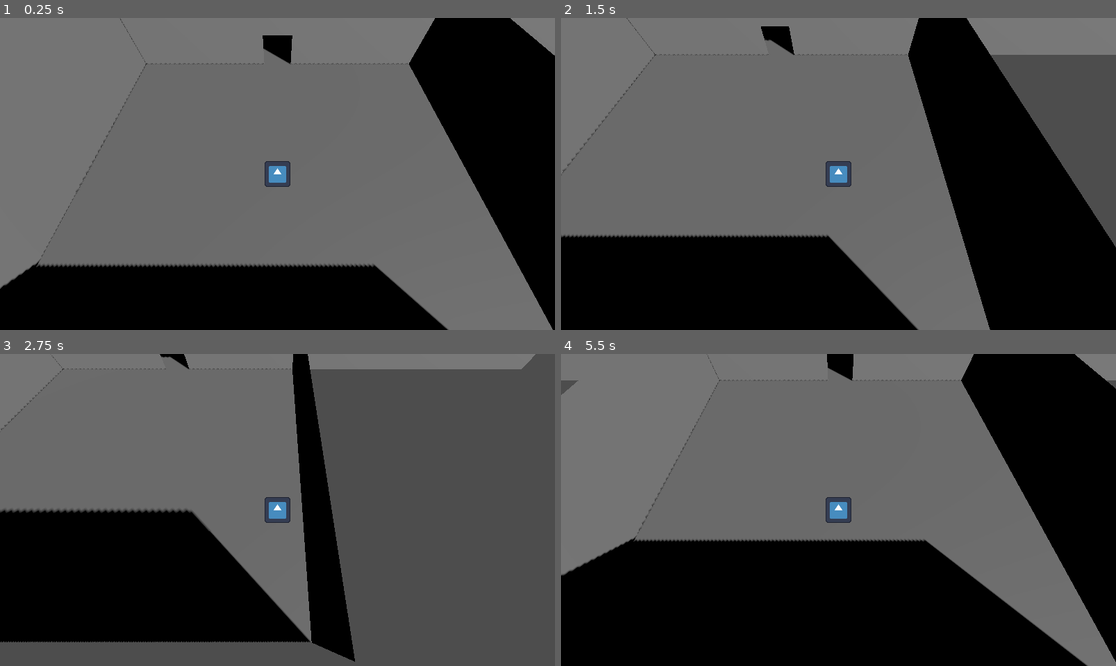
Above: before the commit, frames 1-4 (two rows, left to right).
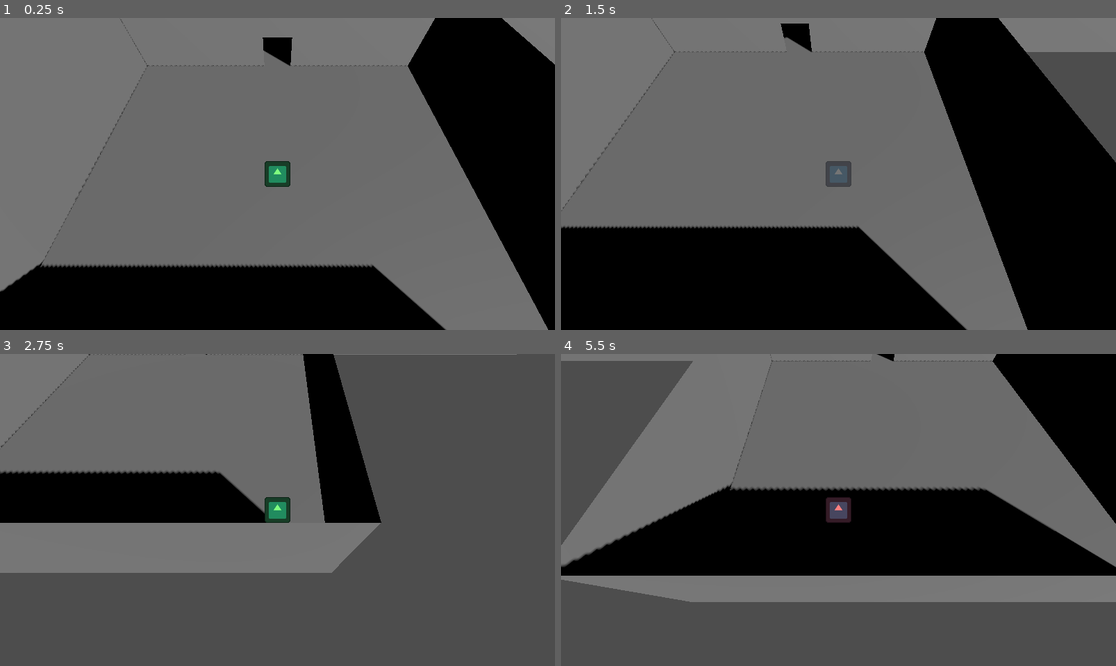
Above: after the commit, the same moments.

Repository: Rusty-Rat-Studios/dead-living-and-dying
Game: Godot game, scene res://game.tscn
Two runs of this game, one before a commit and one after it. Both use one fixed random seed, a clock stepped at 60 frames per second and the inputs below. The engine's default icon, where the game draws it, is replaced by a stand-in: a white triangle on a blue panel in a dark square.
Inputs:
- Up to frame 1 (0.25 s): no input
- Up to frame 2 (1.5 s): hold Right (ui_right) 0.53-1.28 s; tap Tab (ui_focus_next) at 0.6, 1.35 s; hold Down (ui_down) from 1.28 s (still down)
- Up to frame 3 (2.75 s): release Down (ui_down) at 2.03 s; hold Right (ui_right) from 2.03 s (still down); tap Tab (ui_focus_next) at 2.1 s
- Up to frame 4 (5.5 s): release Right (ui_right) at 2.78 s; hold Up (ui_up) 2.78-3.53 s; tap Tab (ui_focus_next) every 0.75 s from 2.85 to 5.1 s; hold Left (ui_left) 3.53-5.03 s; hold Down (ui_down) from 5.03 s (still down)

The runs differ from the first frame. In frame 1, 1.8% of the frame differs, in the area x 0-100%, y 0-100%; in frame 2, 15%; in frame 3, 36%; in frame 4, 55%.

Commit message:
Implement player state machine to change color and speed on state change; controlled with 'tab' input

Diff:
--- /dev/null
+++ b/class_state.gd
@@ -0,0 +1,34 @@
+class_name State
+extends Node
+
+@export var state_dead: State
+@export var state_living: State
+@export var state_dying: State
+
+@export var speed: float = 6.0
+
+#@export var animation_name: String
+
+# reference to player passed into states to allow state-based control
+var parent: Player
+
+
+func enter() -> void:
+	#parent.animations.play(animation_name)
+	pass
+
+
+func exit() -> void:
+	pass
+
+
+func process_input(event: InputEvent) -> State:
+	return null
+
+
+func process_frame(delta: float) -> State:
+	return null
+
+
+func process_physics(delta: float) -> State:
+	return null
--- a/game.tscn
+++ b/game.tscn
@@ -12,6 +12,7 @@
 [node name="Game" type="Node3D"]
 
 [node name="Player" parent="." instance=ExtResource("1_hu241")]
+transform = Transform3D(1, 0, 0, 0, 1, 0, 0, 0, 1, 0, 1, 0)
 
 [node name="DirectionalLight3D" type="DirectionalLight3D" parent="."]
 transform = Transform3D(0.707107, -0.353553, 0.612373, 0, 0.866026, 0.5, -0.707107, -0.353553, 0.612373, 16, 10, 10)
--- a/player.gd
+++ b/player.gd
@@ -1,23 +1,40 @@
+class_name Player
 extends CharacterBody3D
 
+@onready var speed: float = 6.0
+@onready var state_machine: Node = $StateMachine
+# state machine node-based design partially sourced from:
+# "Starter state machines in Godot 4" by "The Shaggy Dev"
+# https://www.youtube.com/watch?v=oqFbZoA2lnU
 
-const SPEED: float = 6.0
+func _ready() -> void:
+	# Initialize state machine
+	# pass reference of the player to the states
+	state_machine.init(self)
 
 
-func _physics_process(delta):
-	# Add the gravity.
-	if not is_on_floor():
+func _unhandled_input(event: InputEvent) -> void:
+	state_machine.process_input(event)
+
+
+func _physics_process(delta: float) -> void:
+	# handle basic movement before passing to state-specific actions
+	if not is_on_floor(): # Add the gravity.
 		velocity += get_gravity() * delta
-
 	# Get the input direction and handle the movement/deceleration.
 	# As good practice, you should replace UI actions with custom gameplay actions.
 	var input_dir: Vector2 = Input.get_vector("ui_left", "ui_right", "ui_up", "ui_down")
 	var direction: Vector3 = (transform.basis * Vector3(input_dir.x, 0, input_dir.y)).normalized()
 	if direction:
-		velocity.x = direction.x * SPEED
-		velocity.z = direction.z * SPEED
+		velocity.x = direction.x * speed
+		velocity.z = direction.z * speed
 	else:
-		velocity.x = move_toward(velocity.x, 0, SPEED)
-		velocity.z = move_toward(velocity.z, 0, SPEED)
+		velocity.x = move_toward(velocity.x, 0, speed)
+		velocity.z = move_toward(velocity.z, 0, speed)
+	move_and_slide()
 
-	move_and_slide()
+	state_machine.process_physics(delta)
+
+
+func _process(delta: float) -> void:
+	state_machine.process_frame(delta)
--- a/player.tscn
+++ b/player.tscn
@@ -1,7 +1,11 @@
-[gd_scene load_steps=4 format=3 uid="uid://mt6b5vxmupgn"]
+[gd_scene load_steps=8 format=3 uid="uid://mt6b5vxmupgn"]
 
 [ext_resource type="Script" path="res://player.gd" id="1_ndccg"]
 [ext_resource type="Texture2D" uid="uid://cey8vsju0vbgx" path="res://icon.svg" id="2_goh7u"]
+[ext_resource type="Script" path="res://player_state_machine.gd" id="3_732ij"]
+[ext_resource type="Script" path="res://state_dead.gd" id="4_lnc8y"]
+[ext_resource type="Script" path="res://state_living.gd" id="4_tmi3f"]
+[ext_resource type="Script" path="res://state_dying.gd" id="6_4l3er"]
 
 [sub_resource type="BoxShape3D" id="BoxShape3D_psrej"]
 size = Vector3(1.2832, 1.1123, 0.642578)
@@ -20,3 +24,24 @@
 
 [node name="Camera3D" type="Camera3D" parent="RotationOffset/Sprite3D"]
 transform = Transform3D(1, 0, 0, 0, 1, 0, 0, 0, 1, 0, 0, 10)
+
+[node name="StateMachine" type="Node" parent="."]
+script = ExtResource("3_732ij")
+
+[node name="Dead" type="Node" parent="StateMachine" node_paths=PackedStringArray("state_dead", "state_living", "state_dying")]
+script = ExtResource("4_lnc8y")
+state_dead = NodePath(".")
+state_living = NodePath("../Living")
+state_dying = NodePath("../Dying")
+
+[node name="Living" type="Node" parent="StateMachine" node_paths=PackedStringArray("state_dead", "state_living", "state_dying")]
+script = ExtResource("4_tmi3f")
+state_dead = NodePath("../Dead")
+state_living = NodePath(".")
+state_dying = NodePath("../Dying")
+
+[node name="Dying" type="Node" parent="StateMachine" node_paths=PackedStringArray("state_dead", "state_living", "state_dying")]
+script = ExtResource("6_4l3er")
+state_dead = NodePath("../Dead")
+state_living = NodePath("../Living")
+state_dying = NodePath(".")
--- /dev/null
+++ b/player_state_machine.gd
@@ -0,0 +1,45 @@
+extends Node
+
+@export var starting_state: State
+var current_state: State
+
+# DEBUG: modulate sprite color to reflect state
+@onready var state_colors = {
+	$Dead: Color(0.2, 0.2, 0.2, 0.5), # grey, transparent
+	$Living: Color()
+}
+
+func init(parent: Player) -> void:
+	# give each child (state) a reference to parent (player) it belongs to
+	# and enter default starting_state
+	for child in get_children():
+		child.parent = parent
+
+	starting_state = $Living
+	change_state(starting_state)
+
+# allow each state to execute any exit logic before changing state
+func change_state(new_state: State) -> void:
+	if current_state:
+		current_state.exit()
+
+	current_state = new_state
+	current_state.enter()
+
+
+func process_physics(delta: float) -> void:
+	var new_state: State = current_state.process_physics(delta)
+	if new_state:
+		change_state(new_state)
+
+
+func process_input(event: InputEvent) -> void:
+	var new_state: State = current_state.process_input(event)
+	if new_state:
+		change_state(new_state)
+
+
+func process_frame(delta: float) -> void:
+	var new_state: State = current_state.process_frame(delta)
+	if new_state:
+		change_state(new_state)
--- /dev/null
+++ b/state_dead.gd
@@ -0,0 +1,25 @@
+extends State
+
+
+func enter() -> void:
+	super()
+	parent.speed = 10.0
+	# DEBUG: modulate color according to state
+	parent.get_node("RotationOffset/Sprite3D").modulate = Color(0.5, 0.5, 0.5, 0.5)
+
+
+func process_input(event: InputEvent) -> State:
+	# DEBUG: press tab to cycle state
+	if Input.is_action_just_pressed("ui_focus_next"):
+		return state_living
+	return null
+
+
+# Called when the node enters the scene tree for the first time.
+func _ready():
+	pass # Replace with function body.
+
+
+# Called every frame. 'delta' is the elapsed time since the previous frame.
+func _process(delta):
+	pass
--- /dev/null
+++ b/state_dying.gd
@@ -0,0 +1,25 @@
+extends State
+
+
+func enter() -> void:
+	super()
+	parent.speed = 4.0
+	# DEBUG: modulate color according to state
+	parent.get_node("RotationOffset/Sprite3D").modulate = Color(1, 0.5, 0.5)
+
+
+func process_input(event: InputEvent) -> State:
+	# DEBUG: press tab to cycle state
+	if Input.is_action_just_pressed("ui_focus_next"):
+		return state_dead
+	return null
+
+
+# Called when the node enters the scene tree for the first time.
+func _ready():
+	pass # Replace with function body.
+
+
+# Called every frame. 'delta' is the elapsed time since the previous frame.
+func _process(delta):
+	pass
--- /dev/null
+++ b/state_living.gd
@@ -0,0 +1,25 @@
+extends State
+
+
+func enter() -> void:
+	super()
+	parent.speed = 6.0
+	# DEBUG: modulate color according to state
+	parent.get_node("RotationOffset/Sprite3D").modulate = Color(0.5, 1, 0.5)
+
+
+func process_input(event: InputEvent) -> State:
+	# DEBUG: press tab to cycle state
+	if Input.is_action_just_pressed("ui_focus_next"):
+		return state_dying
+	return null
+
+
+# Called when the node enters the scene tree for the first time.
+func _ready():
+	pass # Replace with function body.
+
+
+# Called every frame. 'delta' is the elapsed time since the previous frame.
+func _process(delta):
+	pass
